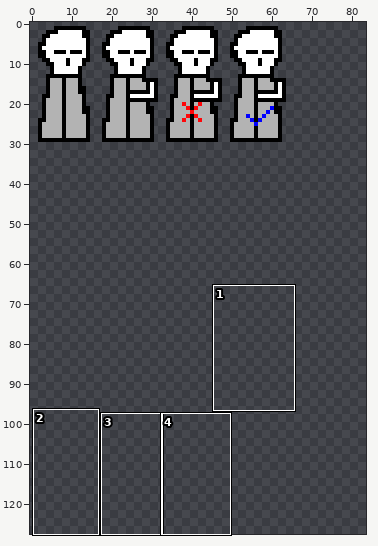
Edited in one commit: sprite sheet (media/charlotte-16x32.png). The first picture is a wide view before the edit; the outline marks the close-up.
Close-up. Before the commit:
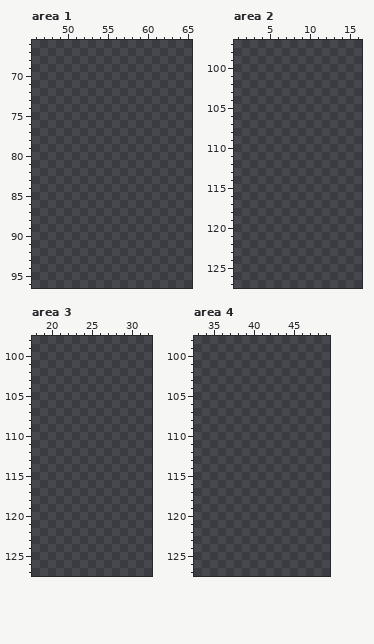
The file is 128x128 pixels. Pixels under 10% opacity are left out. Colours within 5 levels of each other are drawn and written as one. Shown: area 1: x 46..65, y 66..96; area 2: x 1..16, y 97..127; area 3: x 18..32, y 98..127; area 4: x 33..49, y 98..127. The wide view leaves out empty margins. The commit also changed other parts of the picture, which this record leaves out.
After the commit:
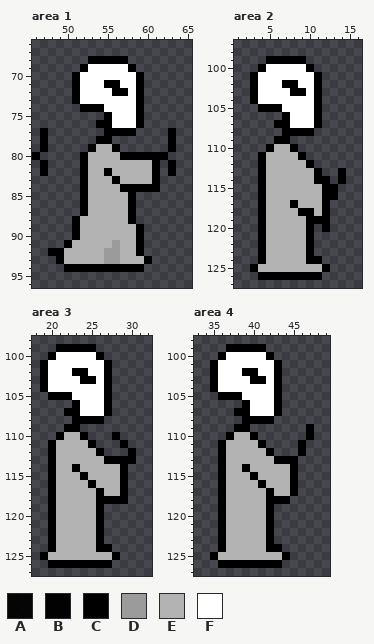
Palette (. is transparent): A #000000ed  B #000000f7  C #000000  D #9b9b9b  E #b3b3b3  F #ffffff
Edits made:
--- area 1
@@ x 46..65 @@
 67 ....................
-68 ....................
-69 ....................
-70 ....................
-71 ....................
-72 ....................
-73 ....................
-74 ....................
-75 ....................
-76 ....................
-77 ....................
-78 ....................
-79 ....................
-80 ....................
-81 ....................
-82 ....................
-83 ....................
-84 ....................
-85 ....................
-86 ....................
-87 ....................
-88 ....................
-89 ....................
-90 ....................
-91 ....................
-92 ....................
-93 ....................
-94 ....................
+68 .......CCCCC........
+69 ......CFFFFFC.......
+70 .....CFFFFFFFC......
+71 .....CFFFCCFFC......
+72 .....CFFFFCCFC......
+73 .....CFFFFFFFC......
+74 ......CCCFFFFC......
+75 .........CFFFC......
+76 ........CCFFFC......
+77 .C.......CCCC....C..
+78 .C......CC.......C..
+79 .C.....AEEB......C..
+80 C.....CEEEECCCCCC...
+81 .C....CEEEEEEEEC.C..
+82 .C....CEECEEEEEC.C..
+83 ......CEEECEEEEC....
+84 ......CEEEECCCCC....
+85 ......CEEEEEC.......
+86 ......CEEEEEC.......
+87 ......CEEEEEC.......
+88 .....CEEEEEEC.......
+89 .....CEEEEEEEC......
+90 .....CEEEEEEEC......
+91 ....CEEEEEDEEC......
+92 ..CCEEEEEDDEEC......
+93 ...CEEEEEDDEEEC.....
+94 ....CCCCCCCCCC......
 95 ....................
--- area 2
@@ x 1..16 @@
  98 ................
- 99 ................
-100 ................
-101 ................
-102 ................
-103 ................
-104 ................
-105 ................
-106 ................
-107 ................
-108 ................
-109 ................
-110 ................
-111 ................
-112 ................
-113 ................
-114 ................
-115 ................
-116 ................
-117 ................
-118 ................
-119 ................
-120 ................
-121 ................
-122 ................
-123 ................
-124 ................
-125 ................
-126 ................
+ 99 ....CCCCC.......
+100 ...CFFFFFC......
+101 ..CFFFFFFFC.....
+102 ..CFFFCCFFC.....
+103 ..CFFFFCCFC.....
+104 ..CFFFFFFFC.....
+105 ...CCCFFFFC.....
+106 ......CFFFC.....
+107 .....CCFFFC.....
+108 ......CCCC......
+109 .....CC.........
+110 ....CEEC........
+111 ...CEEEEC.......
+112 ...CEEEEEC......
+113 ...CEEEEEEC..C..
+114 ...CEEEEEECC.C..
+115 ...CEEEEEEECC...
+116 ...CEEEEEEECC...
+117 ...CEEECEEEC....
+118 ...CEEEECCEC....
+119 ...CEEEEECCC....
+120 ...CEEEEEC.C....
+121 ...CEEEEEC......
+122 ...CEEEEEC......
+123 ...CEEEEEC......
+124 ...CEEEEECC.....
+125 ..CEEEEEEEEC....
+126 ...CCCCCCCC.....
 127 ................
--- area 3
@@ x 18..32 @@
  98 ...............
- 99 ...............
-100 ...............
-101 ...............
-102 ...............
-103 ...............
-104 ...............
-105 ...............
-106 ...............
-107 ...............
-108 ...............
-109 ...............
-110 ...............
-111 ...............
-112 ...............
-113 ...............
-114 ...............
-115 ...............
-116 ...............
-117 ...............
-118 ...............
-119 ...............
-120 ...............
-121 ...............
-122 ...............
-123 ...............
-124 ...............
-125 ...............
-126 ...............
+ 99 ...CCCCC.......
+100 ..CFFFFFC......
+101 .CFFFFFFFC.....
+102 .CFFFCCFFC.....
+103 .CFFFFCCFC.....
+104 .CFFFFFFFC.....
+105 ..CCCFFFFC.....
+106 .....CFFFC.....
+107 ....CCFFFC.....
+108 .....CCCC......
+109 ....CC.........
+110 ...CEEC...C....
+111 ..CEEEEC...C...
+112 ..CEEEEEC...C..
+113 ..CEEEEEECCCC..
+114 ..CEECEEEEEC...
+115 ..CEEECEEEEC...
+116 ..CEEEECEEEC...
+117 ..CEEEEECEEC...
+118 ..CEEEEECCCC...
+119 ..CEEEEEC......
+120 ..CEEEEEC......
+121 ..CEEEEEC......
+122 ..CEEEEEC......
+123 ..CEEEEEC......
+124 ..CEEEEECC.....
+125 .CEEEEEEEEC....
+126 ..CCCCCCCC.....
 127 ...............
--- area 4
@@ x 33..49 @@
  98 .................
- 99 .................
-100 .................
-101 .................
-102 .................
-103 .................
-104 .................
-105 .................
-106 .................
-107 .................
-108 .................
-109 .................
-110 .................
-111 .................
-112 .................
-113 .................
-114 .................
-115 .................
-116 .................
-117 .................
-118 .................
-119 .................
-120 .................
-121 .................
-122 .................
-123 .................
-124 .................
-125 .................
-126 .................
+ 99 ....CCCCC........
+100 ...CFFFFFC.......
+101 ..CFFFFFFFC......
+102 ..CFFFCCFFC......
+103 ..CFFFFCCFC......
+104 ..CFFFFFFFC......
+105 ...CCCFFFFC......
+106 ......CFFFC......
+107 .....CCFFFC......
+108 ......CCCC.......
+109 .....CC.......C..
+110 ....CEEC......C..
+111 ...CEEEEC....C...
+112 ...CEEEEEC...C...
+113 ...CEEEEEECCC....
+114 ...CEECEEEEEC....
+115 ...CEEECEEEEC....
+116 ...CEEEECEEEC....
+117 ...CEEEEECEEC....
+118 ...CEEEEECCC.....
+119 ...CEEEEEC.......
+120 ...CEEEEEC.......
+121 ...CEEEEEC.......
+122 ...CEEEEEC.......
+123 ...CEEEEEC.......
+124 ...CEEEEECC......
+125 ..CEEEEEEEEC.....
+126 ...CCCCCCCC......
 127 .................
Pixel boxes of the changes (left, top, right, bottom) in both close-ups:
added: (32, 56, 176, 272)
added: (250, 56, 346, 280)
added: (40, 344, 136, 568)
added: (210, 344, 314, 568)
